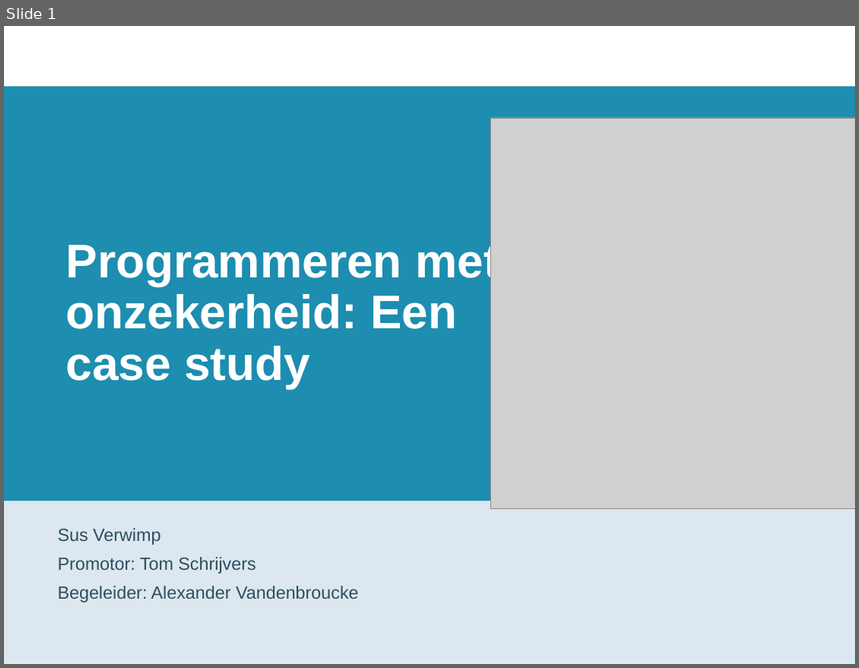
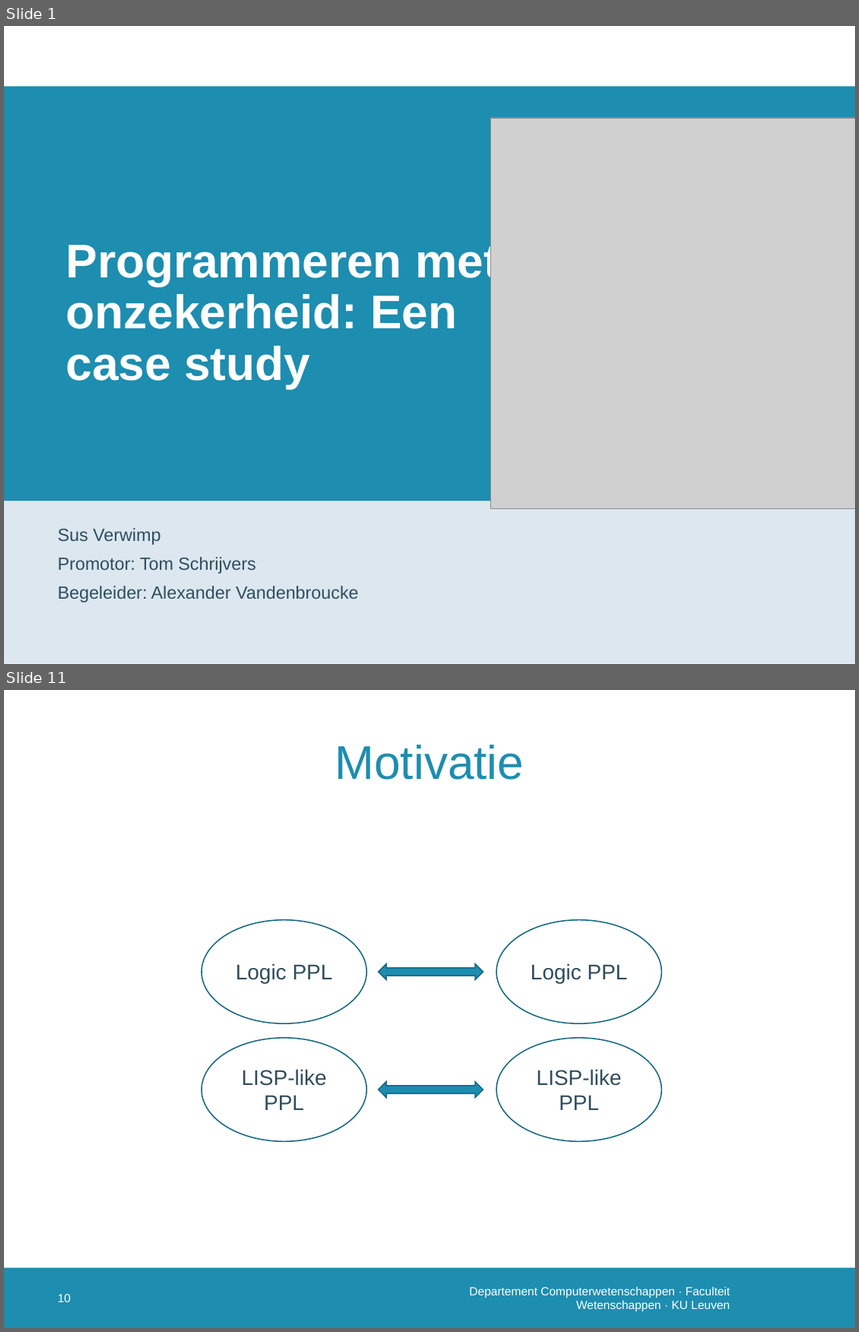
Before and after one commit to susverwimp/T208-Probabilistic-Programming-A-Case-Study, a slide deck: thesis/presentations/2 second/second.pptx. Shown one above the other, each under a label of ours: slide 1 before the commit, slides 1 and 11 after it; the slides between them are not shown. The pictures are 859x668 and 859x1332 pixels, drawn with LibreOffice and Linux fonts; fonts in the diff are those of the drawing; grey boxes stand for pictures; background and template pictures are left out. Boxes give left, top, right and bottom in pixels: in the first picture for what was removed or moved away, otherwise in the second. Text is boxed around its words. In the diff, an @@ line names an element or a change of style, - is before the commit and + after.

```diff
--- a/thesis/presentations/2 second/second.pptx
+++ b/thesis/presentations/2 second/second.pptx
@@ slide 11 added at (4, 690, 855, 1328), background #FFFFFF; not listed: 1 template element that a slide beside it also shows @@
@@ title added at (335, 745, 525, 780), 40 pt, text #1D8DB0 @@
+Motivatie
@@ ellipse added at (202, 920, 367, 1024), outline #156882 1 pt @@
@@ ellipse added at (496, 920, 662, 1024), outline #156882 1 pt @@
@@ text added at (236, 964, 333, 983), 18 pt, text #2F4D5D @@
+Logic PPL
@@ left right arrow added at (379, 964, 484, 980), fill #1D8DB0, outline #156882 1 pt @@
@@ text added at (531, 964, 628, 984), 18 pt, text #2F4D5D @@
+Logic PPL
@@ ellipse added at (202, 1038, 367, 1142), outline #156882 1 pt @@
@@ ellipse added at (496, 1038, 662, 1142), outline #156882 1 pt @@
@@ text added at (242, 1069, 327, 1110), 18 pt, text #2F4D5D @@
+LISP-like PPL
@@ text added at (537, 1069, 622, 1110), 18 pt, text #2F4D5D @@
+LISP-like PPL
@@ left right arrow added at (379, 1082, 484, 1097), fill #1D8DB0, outline #156882 1 pt @@
@@ page number added at (58, 1294, 71, 1303), 10 pt, text #FFFFFF @@
+10
@@ text added at (469, 1287, 731, 1312), 10 pt, text #FFFFFF @@
+Departement Computerwetenschappen · Faculteit Wetenschappen · KU Leuven
```
Also in this commit, not shown: 6 slides changed, 19 other slides added, 17 other files.
